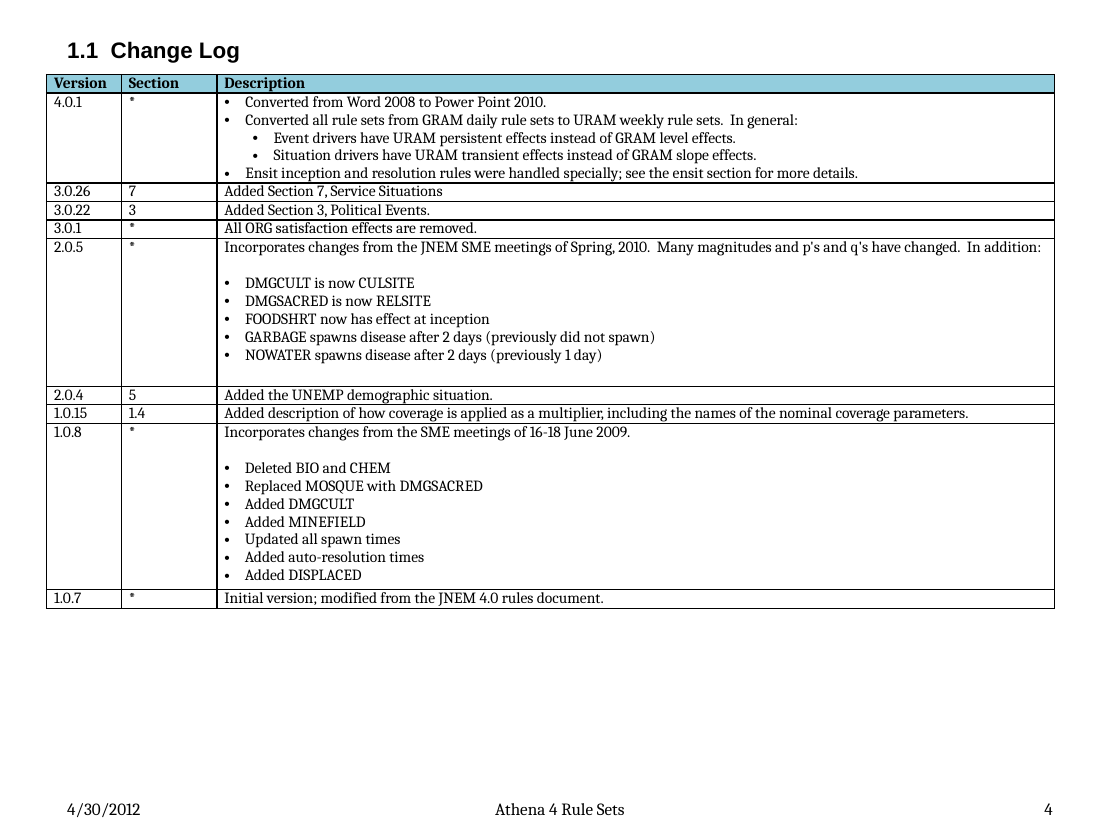
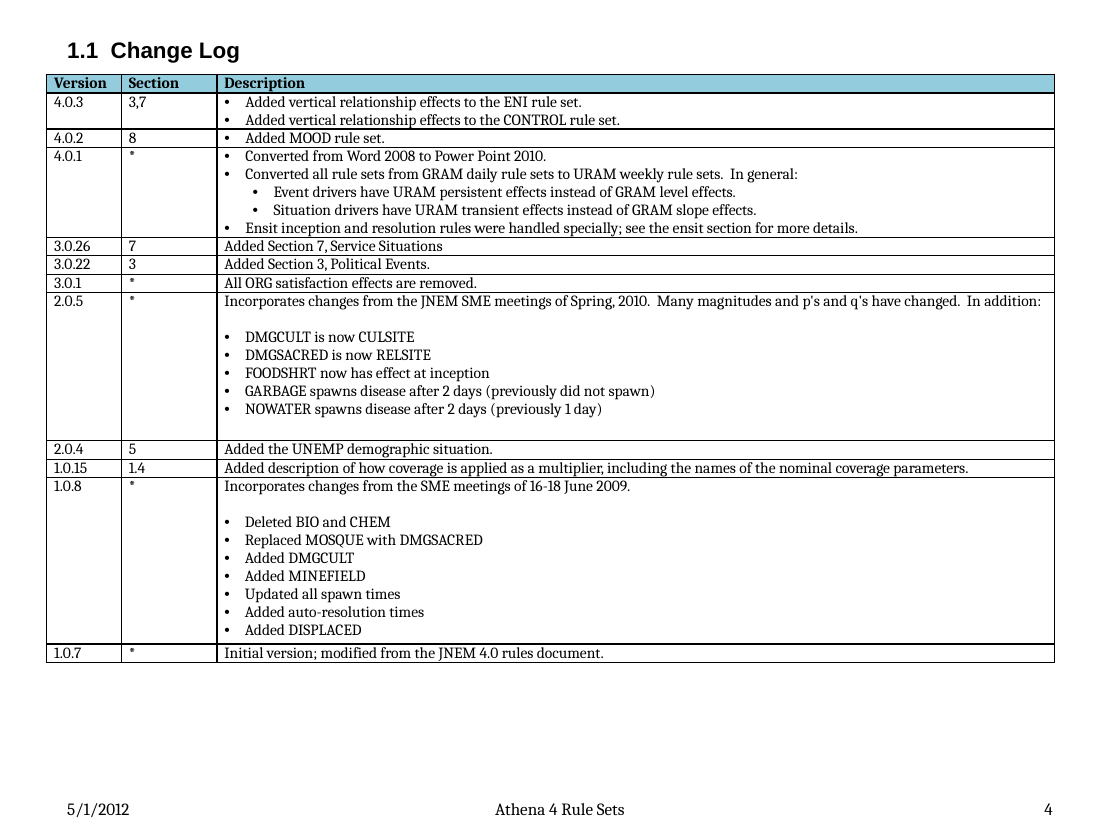
Before and after one commit to AthenaModel/athena-legacy, a slide deck: slide 4 of docs/dev/rules.pptx. Drawn at 1120x840 pixels with LibreOffice and Linux fonts; fonts in the diff are those of the drawing. Boxes give left, top, right and bottom in pixels: in the first picture for what was removed or moved away, otherwise in the second. Text is boxed around its words. In the diff, an @@ line names an element or a change of style, - is before the commit and + after.

Commit message:
Fixed Bug #{3421}
* Added the VREL effects to the CONTROL rule set in the Rules document.
* Removed the control shift VREL effects from the AAG.
* Added the CONTROL-2 rule subset to control_rules(sim).
* Removed the old ad-hoc rule set code from control_rules(sim).

```diff
--- a/docs/dev/rules.pptx
+++ b/docs/dev/rules.pptx
@@ table at [47, 75, 1055, 672] @@
+row 2: 4.0.3 | 3,7 | Added vertical relationship effects to the ENI rule set. / Added vertical relationship effects to the CONTROL rule set.
+row 3: 4.0.2 | 8 | Added MOOD rule set.
@@ text at [67, 803, 129, 817]: text changed @@
-4/30/2012
+5/1/2012
```
Also in this commit, not shown: 76 other slides changed, 1 slide added, 9 other files.
